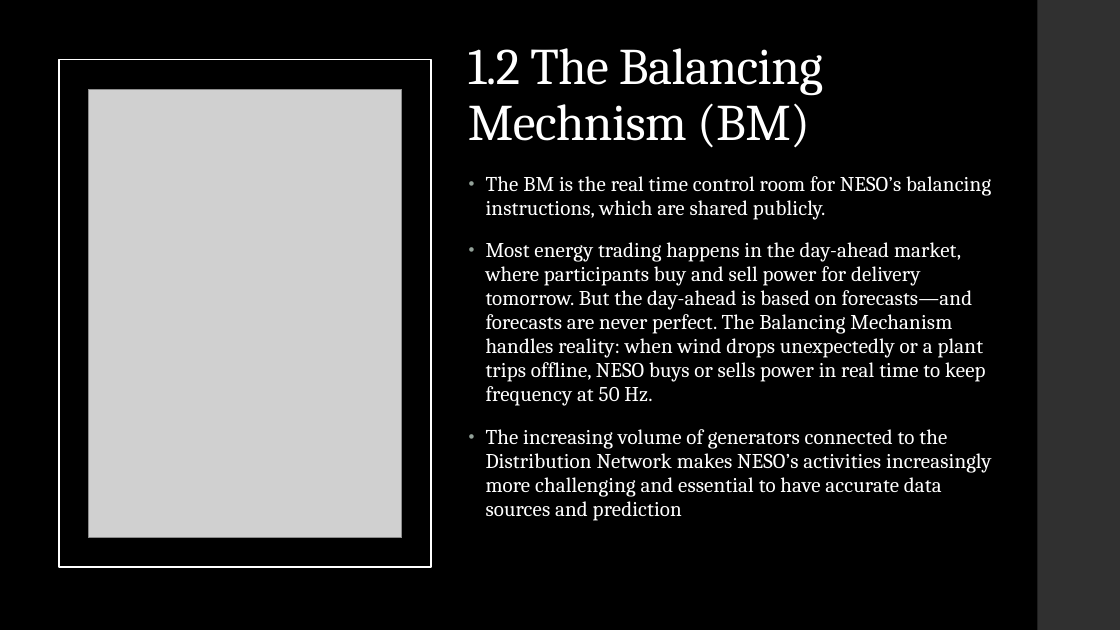
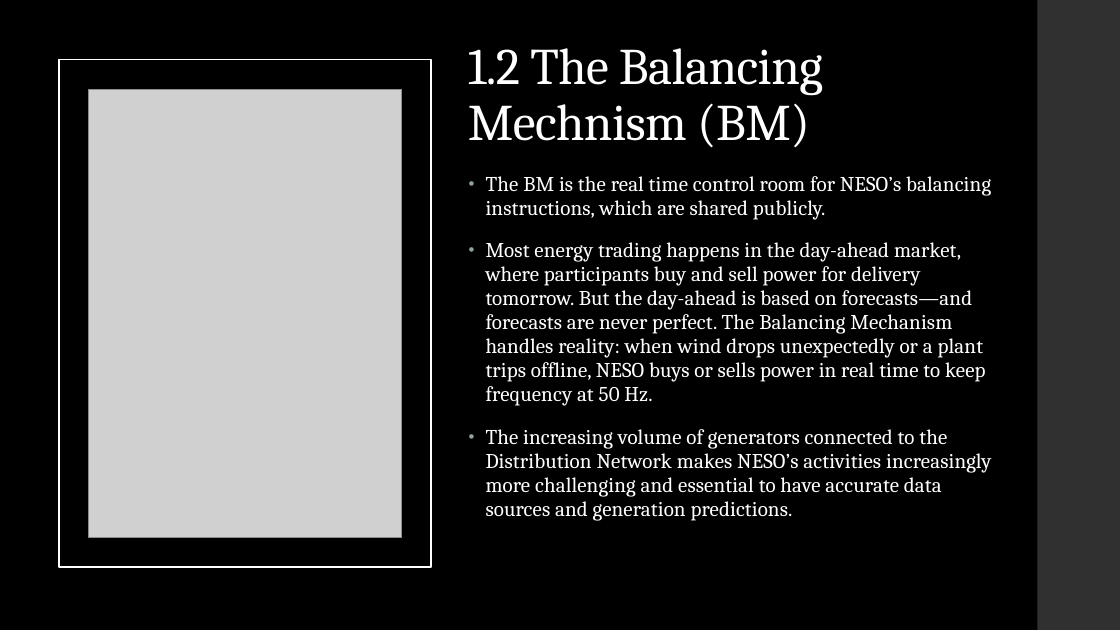
Before and after one commit to samhsforrest-collab/UK-Embedded-Solar-2026, a slide deck: slide 5 of presentation/UK Embedded Solar Generation.pptx (slide 4 before the commit). Drawn at 1120x630 pixels with LibreOffice and Linux fonts; fonts in the diff are those of the drawing; grey boxes stand for pictures. Boxes give left, top, right and bottom in pixels: in the first picture for what was removed or moved away, otherwise in the second. Text is boxed around its words. In the diff, an @@ line names an element or a change of style, - is before the commit and + after.

```diff
--- a/presentation/UK Embedded Solar Generation.pptx
+++ b/presentation/UK Embedded Solar Generation.pptx
@@ text at (x1=486, y1=429, x2=991, y2=521): text changed @@
-• The increasing volume of generators connected to the Distribution Network makes NESO’s activities increasingly more challenging and essential to have accurate data sources and prediction
+• The increasing volume of generators connected to the Distribution Network makes NESO’s activities increasingly more challenging and essential to have accurate data sources and generation predictions.
```
Also in this commit, not shown: 9 other slides changed, 1 other file.
